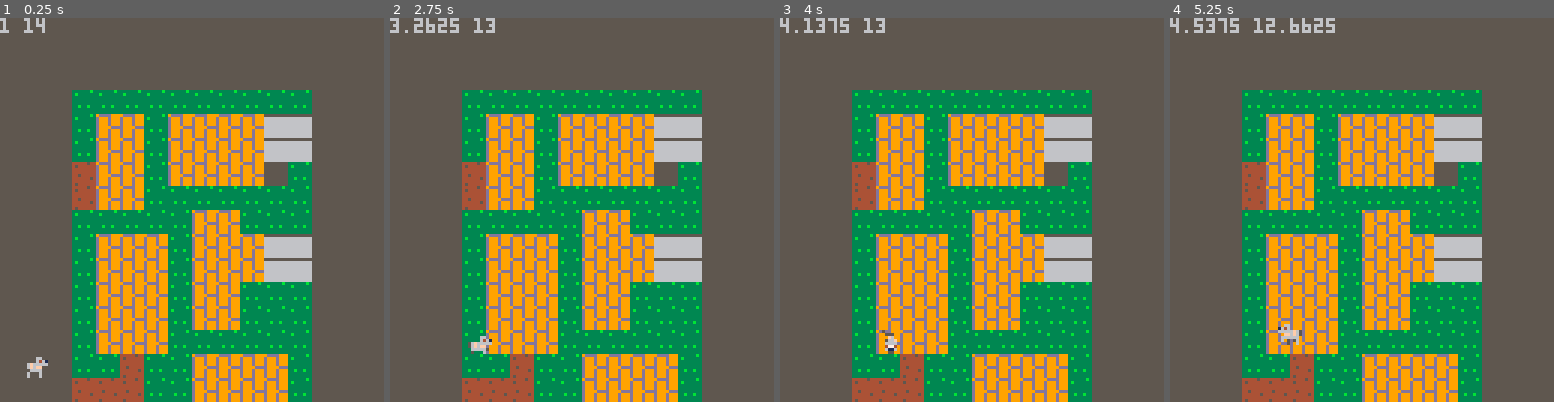
Above: before the commit, frames 1-4 (left to right).
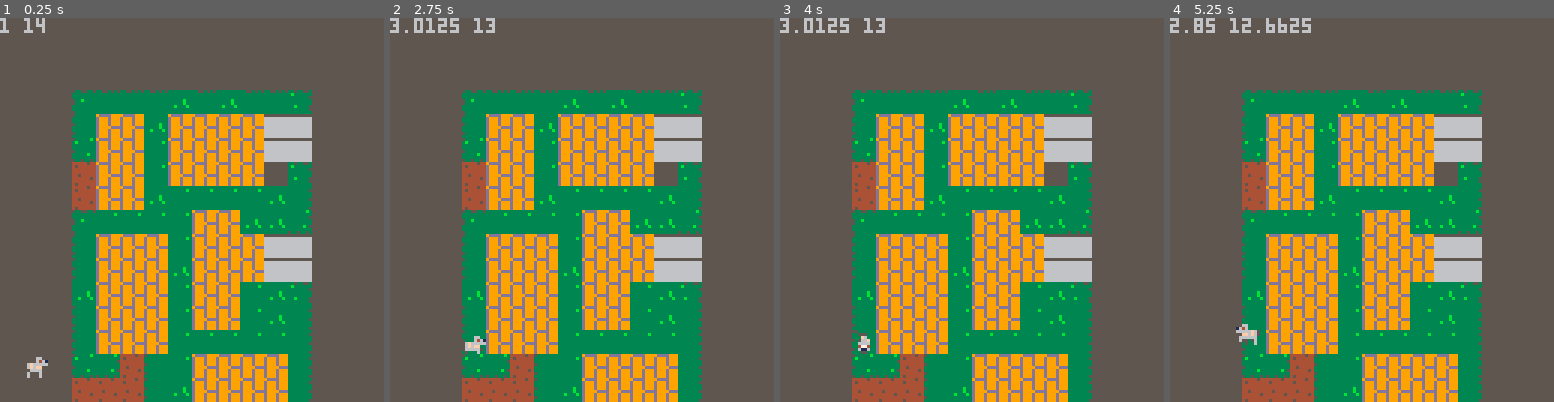
Above: after the commit, the same moments.

Repository: kstolen0/pico8
Game: PICO-8 cartridge dog.p8
Two runs of this game, one before a commit and one after it. Both use one fixed random seed, a clock stepped at 60 frames per second and the inputs below.
Inputs:
- Up to frame 1 (0.25 s): no input
- Up to frame 2 (2.75 s): tap X (X key) at 0.33, 1.07, 1.85 s; hold Right 1.6-2.1 s; hold Up 2.15-2.42 s; hold Right from 2.47 s (still down)
- Up to frame 3 (4 s): tap X (X key) at 2.97 s; release Right at 3.03 s; hold Left 3.08-3.58 s; hold Down 3.63-3.97 s
- Up to frame 4 (5.25 s): hold Right 4.02-4.68 s; tap X (X key) at 4.08, 5.2 s; hold Up 4.73-5.03 s; hold Left from 5.08 s (still down)

The runs differ from the first frame. In frame 1, 2.3% of the frame differs, in the area x 18-82%, y 18-100%; in frame 2, 2.6%; in frame 3, 2.8%; in frame 4, 3.2%, in the area x 0-82%, y 0-100%.

Commit message:
make human smarter

Diff:
--- a/dog.p8
+++ b/dog.p8
@@ -153,18 +153,22 @@
 		 local px=self.x
 		 local py=self.y
 		 if btn(➡️) then
+		  printh("dog move right")
 		  self.x+=self.state.speed
 		  self.facing=dog_facing.right
 		  self.state.s_offset = 1
 		 elseif btn(⬅️) then
+		  printh("dog move left")
 		  self.x-=self.state.speed
 		  self.facing=dog_facing.left
 		  self.state.s_offset = 1
 		 elseif btn(⬆️) then
+		 	printh("dog move up")
 		  self.y-=self.state.speed
 		  self.facing=dog_facing.up
 		  self.state.s_offset = 1
 		 elseif btn(⬇️) then
+		  printh("dog move down")
 		  self.y+=self.state.speed
 		  self.facing=dog_facing.down
 		  self.state.s_offset = 1
@@ -257,6 +261,16 @@
   return dist<7
 end
 
+function rcol2(ax,ay,bx,by)
+
+ local x=sqr(bx-ax)
+ local y=sqr(by-ay)
+ local dist=sqrt(x+y)
+
+ printh("distance is "..dist)
+ return dist<9
+end
+
 function sqr(x)
  return x*x
 end
@@ -285,7 +299,6 @@
 		  self.active=1
     d.has_treat=true
     sfx(4)
-    music(1)
 		 end
 	 end,
 	 draw=function(self)
@@ -317,35 +330,117 @@
   flip=true,
   x=-1,
   y=0,
-  name="left"
+  name="left",
+  see=function(self,d)
+
+   x=self.x/8
+   y=self.y/8
+   while x > -1 do
+    printh(self.sprite.." checking "..x)
+    cw=fget(mget(x+offset.x,y+offset.y),
+     flags.wall)
+    if cw then
+     printh(self.sprite.."see wall")
+     return false
+    end
+    cd=rcol2(x*8,y*8,d.x,d.y)
+    if cd then
+     printh(self.sprite.."see dog")
+     return true
+    end
+    x=x-1
+   end
+   return false
+  end
   },
  right={
   so=0,
   flip=false,
   x=1,
   y=0,
-  name="right"
+  name="right",
+  see=function(self,d)
+   x=self.x/8
+   y=self.y/8
+   while x < 16 do
+    printh(self.sprite.." checking "..x)
+    cw=fget(mget(x+offset.x,y+offset.y),
+     flags.wall)
+    if cw then
+     printh(self.sprite.."see wall")
+     return false
+    end
+    cd=rcol2(x*8,y*8,d.x,d.y)
+    if cd then
+     printh(self.sprite.."see dog")
+     return true
+    end
+    x=x+1
+   end
+   return false
+  end
   },
  down={
   so=1,
   flip=false,
   x=0,
   y=1,
-  name="down"
+  name="down",
+  see=function(self,d)
+   x=self.x/8
+   y=self.y/8
+   while y < 16 do
+    printh(self.sprite.." checking "..x)
+    cw=fget(mget(x+offset.x,y+offset.y),
+     flags.wall)
+    if cw then
+     printh(self.sprite.."see wall")
+     return false
+    end
+    cd=rcol2(x*8,y*8,d.x,d.y)
+    if cd then
+     printh(self.sprite.."see dog")
+     return true
+    end
+    y=y+1
+   end
+   return false
+  end
   },
  up={
   so=2,
   flip=false,
   x=0,
   y=-1,
-  name="up"
+  name="up",
+  see=function(self,d)
+   x=self.x/8
+   y=self.y/8
+   while y > -1 do
+    printh(self.sprite.." checking "..x)
+    cw=fget(mget(x+offset.x,y+offset.y),
+     flags.wall)
+    if cw then
+     printh(self.sprite.."see wall")
+     return false
+    end
+    cd=rcol2(x*8,y*8,d.x,d.y)
+    if cd then
+     printh(self.sprite.."see dog")
+     return true
+    end
+    y=y-1
+   end
+   return false
+  end
   }
  }
 
 -- human state
 hs = {
  idle=function(self)
-  if dog.has_treat then
+  if self.facing.see(self,dog) then
+   music(1)
    self.update=hs.chase
   end
 
@@ -389,6 +484,7 @@
   y=y,
   sprite=sprt,
   facing=hf.left,
+  see=hf.left.see,
   timer={
    current=0,
    max=30
@@ -417,6 +513,7 @@
 			 end
 		 else
 		  self.facing = f
+		  self.see=self.facing.see
 		 end
   end
  }
@@ -445,7 +542,7 @@
   show_win_message=false
 		lcm=false
 		wcm=false
-		music(2)
+		music(3,0,14)
   dog=init_dog(1,14)
   offset={
    x=0,
@@ -488,7 +585,7 @@
   	show_win_message=false
 			lcm=false
 			wcm=false
-			music(0)
+			music(2)
 			offset.x=0
 			offset.y=0
 			dog=init_dog(8,15)
@@ -795,9 +892,17 @@
 
 
 
+…(8 lines of a section not shown)…
 __gff__
 0000000000000000000000000000000000000000000000000000000000000000000000000000000000000000020200000000000000000000000000000000000000008000000000000000000000000000010180000000000000000000000000000000000000000000000000000000000000000000000000000000000000000001
-0404040000000000000000000000000000000400000000000000000000000000000000000000000000000000000000000000000000000000000000000000000000000000000000000000000000000000000000000000000000000000000000000000000000000000000000000000000000000000000000000000000000000000
+0404040000000000000000000000000000000400000000000000000000000000000000000000000000000000000000000000000000000000000000000000000000000001000000000000000000000000000000000000000000000000000000000000000000000000000000000000000000000000000000000000000000000000
 __map__
 4b4c4c4c4c4c4c4c4c4d404b4c4c4c4d5e5e7f4f4f4f4f4f4f7f4f4f4f4f4f4f4e4e4e4e4e4e4e4e4e4e7f4e4e7f4f4f0000000000000000000000000000000000000000000000000000000000000000000000000000000000000000000000000000000000000000000000000000000000000000000000000000000000000000
 5b5c5c5c5c5c5c6c6c6d416b6c6c5c5d5e5e7f4f4f4f4f4f4f7f4f4f4f4f4f4f4e4e4e4e4e4e4e4e4e4e7f4e4e425f5f0000000000000000000000000000000000000000000000000000000000000000000000000000000000000000000000000000000000000000000000000000000000000000000000000000000000000000
@@ -818,29 +923,36 @@
 c0c0c0c0c0c0c0c0c0c0c0c0c0c0c0c000000000000000000000000000000000000000000000000000000000000000000000000000000000000000000000000000000000000000000000000000000000000000000000000000000000000000000000000000000000000000000000000000000000000000000000000000000000
 c0c0c0c0c0c0c0c0c0c0c0c0c0c0c0c000000000000000000000000000000000000000000000000000000000000000000000000000000000000000000000000000000000000000000000000000000000000000000000000000000000000000000000000000000000000000000000000000000000000000000000000000000000
 c0c0c0c0c0c0c0c0c0c0c0c0c0c0c0c000000000000000000000000000000000000000000000000000000000000000000000000000000000000000000000000000000000000000000000000000000000000000000000000000000000000000000000000000000000000000000000000000000000000000000000000000000000
-c0c0c0c1c1c1c1c1c1c1c1c1c1c0c0c000000000000000000000000000000000000000000000000000000000000000000000000000000000000000000000000000000000000000000000000000000000000000000000000000000000000000000000000000000000000000000000000000000000000000000000000000000000
-c0c0c0c1c3c3c1c3c3c3c3d0d0c0c0c000000000000000000000000000000000000000000000000000000000000000000000000000000000000000000000000000000000000000000000000000000000000000000000000000000000000000000000000000000000000000000000000000000000000000000000000000000000
-c0c0c0c1c3c3c1c3c3c3c3d0d0c0c0c000000000000000000000000000000000000000000000000000000000000000000000000000000000000000000000000000000000000000000000000000000000000000000000000000000000000000000000000000000000000000000000000000000000000000000000000000000000
-c0c0c0c2c3c3c1c3c3c3c3c0c1c0c0c000000000000000000000000000000000000000000000000000000000000000000000000000000000000000000000000000000000000000000000000000000000000000000000000000000000000000000000000000000000000000000000000000000000000000000000000000000000
-c0c0c0c2c3c3c1c1c1c1c1c1c1c0c0c000000000000000000000000000000000000000000000000000000000000000000000000000000000000000000000000000000000000000000000000000000000000000000000000000000000000000000000000000000000000000000000000000000000000000000000000000000000
-c0c0c0c1c1c1c1c1c3c3c1c1c1c0c0c000000000000000000000000000000000000000000000000000000000000000000000000000000000000000000000000000000000000000000000000000000000000000000000000000000000000000000000000000000000000000000000000000000000000000000000000000000000
-c0c0c0c1c3c3c3c1c3c3c3d0d0c0c0c000000000000000000000000000000000000000000000000000000000000000000000000000000000000000000000000000000000000000000000000000000000000000000000000000000000000000000000000000000000000000000000000000000000000000000000000000000000
-c0c0c0c1c3c3c3c1c3c3c3d0d0c0c0c000000000000000000000000000000000000000000000000000000000000000000000000000000000000000000000000000000000000000000000000000000000000000000000000000000000000000000000000000000000000000000000000000000000000000000000000000000000
-c0c0c0c1c3c3c3c1c3c3c1c1c1c0c0c000000000000000000000000000000000000000000000000000000000000000000000000000000000000000000000000000000000000000000000000000000000000000000000000000000000000000000000000000000000000000000000000000000000000000000000000000000000
-c0c0c0c1c3c3c3c1c3c3c1c1c1c0c0c000000000000000000000000000000000000000000000000000000000000000000000000000000000000000000000000000000000000000000000000000000000000000000000000000000000000000000000000000000000000000000000000000000000000000000000000000000000
-c0c0c0c1c3c3c3c1c1c1c1c1c1c0c0c000000000000000000000000000000000000000000000000000000000000000000000000000000000000000000000000000000000000000000000000000000000000000000000000000000000000000000000000000000000000000000000000000000000000000000000000000000000
-c0c0c0c1c1c2c1c1c3c3c3c3c1c0c0c000000000000000000000000000000000000000000000000000000000000000000000000000000000000000000000000000000000000000000000000000000000000000000000000000000000000000000000000000000000000000000000000000000000000000000000000000000000
-c0c0c0c2c2c2c1c1c3c3c3c3c1c0c0c000000000000000000000000000000000000000000000000000000000000000000000000000000000000000000000000000000000000000000000000000000000000000000000000000000000000000000000000000000000000000000000000000000000000000000000000000000000
-…(13 lines of a section not shown)…
+c0c0c0c5c6c6c6d6c6d6c6c6c7c0c0c000000000000000000000000000000000000000000000000000000000000000000000000000000000000000000000000000000000000000000000000000000000000000000000000000000000000000000000000000000000000000000000000000000000000000000000000000000000
+c0c0c0d5c3c3d6c3c3c3c3d0d0c0c0c000000000000000000000000000000000000000000000000000000000000000000000000000000000000000000000000000000000000000000000000000000000000000000000000000000000000000000000000000000000000000000000000000000000000000000000000000000000
+c0c0c0e5c3c3c1c3c3c3c3d0d0c0c0c000000000000000000000000000000000000000000000000000000000000000000000000000000000000000000000000000000000000000000000000000000000000000000000000000000000000000000000000000000000000000000000000000000000000000000000000000000000
+c0c0c0c2c3c3c1c3c3c3c3c0c7c0c0c000000000000000000000000000000000000000000000000000000000000000000000000000000000000000000000000000000000000000000000000000000000000000000000000000000000000000000000000000000000000000000000000000000000000000000000000000000000
+c0c0c0c2c3c3d6c1c1c1c1d6d7c0c0c000000000000000000000000000000000000000000000000000000000000000000000000000000000000000000000000000000000000000000000000000000000000000000000000000000000000000000000000000000000000000000000000000000000000000000000000000000000
+c0c0c0c5c1c1c1c1c3c3d6d6e7c0c0c000000000000000000000000000000000000000000000000000000000000000000000000000000000000000000000000000000000000000000000000000000000000000000000000000000000000000000000000000000000000000000000000000000000000000000000000000000000
+c0c0c0d5c3c3c3c1c3c3c3d0d0c0c0c000000000000000000000000000000000000000000000000000000000000000000000000000000000000000000000000000000000000000000000000000000000000000000000000000000000000000000000000000000000000000000000000000000000000000000000000000000000
+c0c0c0d5c3c3c3d6c3c3c3d0d0c0c0c000000000000000000000000000000000000000000000000000000000000000000000000000000000000000000000000000000000000000000000000000000000000000000000000000000000000000000000000000000000000000000000000000000000000000000000000000000000
+c0c0c0d6c3c3c3c1c3c3c1d6c7c0c0c000000000000000000000000000000000000000000000000000000000000000000000000000000000000000000000000000000000000000000000000000000000000000000000000000000000000000000000000000000000000000000000000000000000000000000000000000000000
+c0c0c0d5c3c3c3c1c3c3c1d6d7c0c0c000000000000000000000000000000000000000000000000000000000000000000000000000000000000000000000000000000000000000000000000000000000000000000000000000000000000000000000000000000000000000000000000000000000000000000000000000000000
+c0c0c0d5c3c3c3c1c1c1c1c1d7c0c0c000000000000000000000000000000000000000000000000000000000000000000000000000000000000000000000000000000000000000000000000000000000000000000000000000000000000000000000000000000000000000000000000000000000000000000000000000000000
+c0c0c0e5e7c2d5c1c3c3c3c3d7c0c0c000000000000000000000000000000000000000000000000000000000000000000000000000000000000000000000000000000000000000000000000000000000000000000000000000000000000000000000000000000000000000000000000000000000000000000000000000000000
+c0c0c0c2c2c2d5d6c3c3c3c3d7c0c0c000000000000000000000000000000000000000000000000000000000000000000000000000000000000000000000000000000000000000000000000000000000000000000000000000000000000000000000000000000000000000000000000000000000000000000000000000000000
+…(20 lines of a section not shown)…
Not shown, changed: 32 lines of the sprite sheet (__gfx__) section of dog.p8
Not shown, changed: the music (__music__) section of dog.p8
Not shown, changed: the sound effects (__sfx__) section of dog.p8
